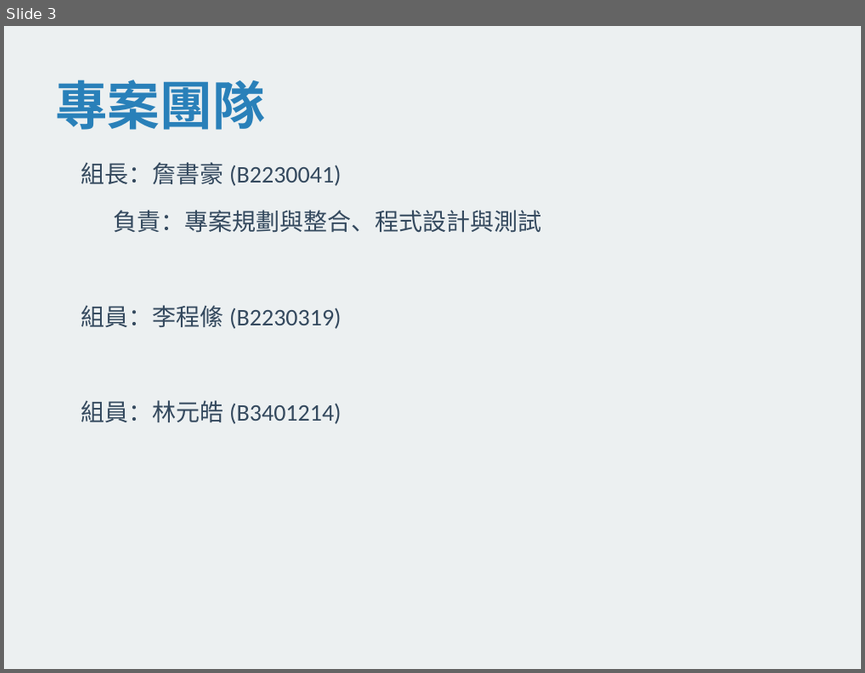
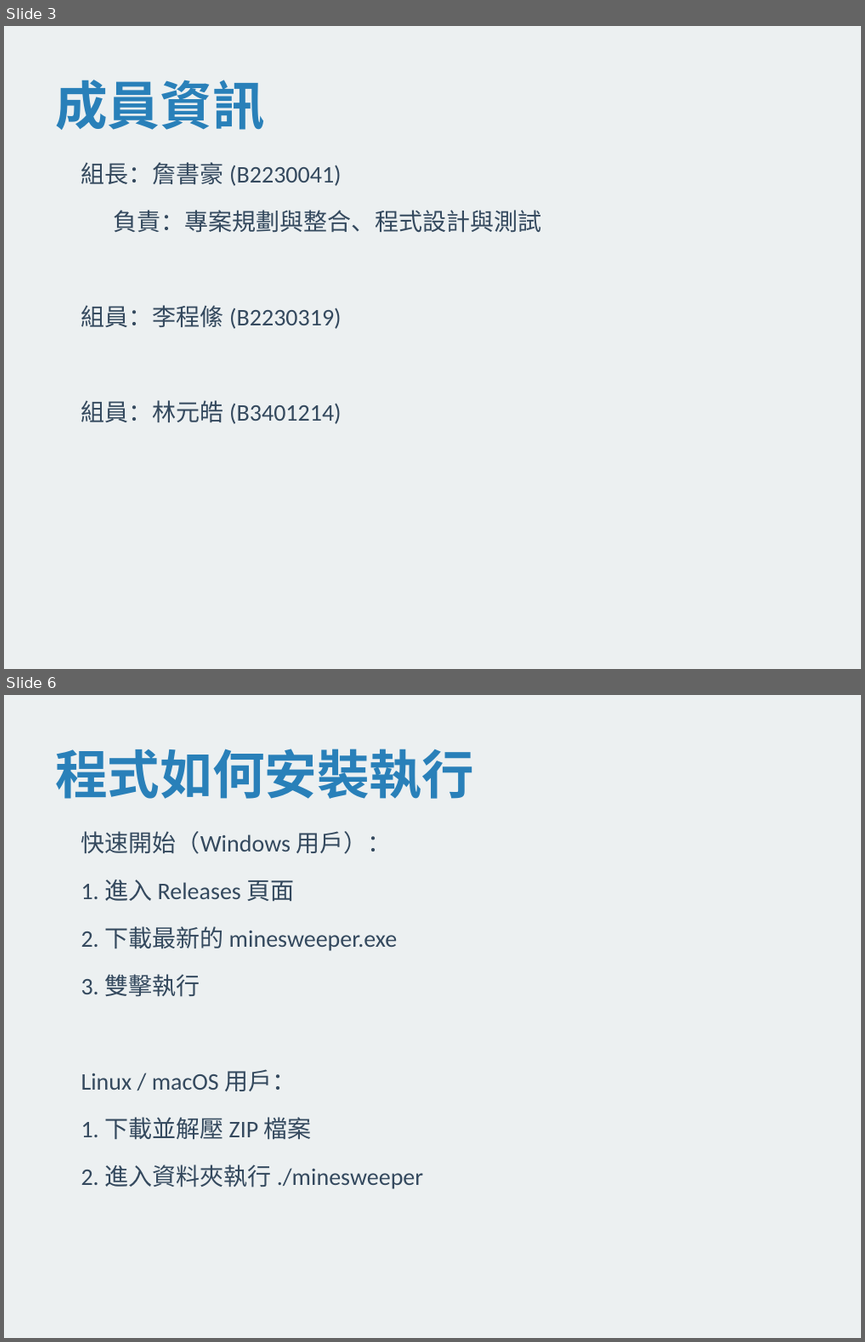
Before and after one commit to XJacksonChrisX/minesweeper, a slide deck: 踩地雷遊戲_專題報告.pptx. Shown one above the other, each under a label of ours: slide 3 before the commit, slides 3 and 6 after it; the slides between them are not shown. The pictures are 865x673 and 865x1342 pixels, drawn with LibreOffice and Linux fonts; fonts in the diff are those of the drawing. Boxes give left, top, right and bottom in pixels: in the first picture for what was removed or moved away, otherwise in the second. Text is boxed around its words. In the diff, an @@ line names an element or a change of style, - is before the commit and + after.

```diff
--- a/踩地雷遊戲_專題報告.pptx
+++ b/踩地雷遊戲_專題報告.pptx
@@ slide 6 added at box(4, 695, 861, 1338), background #ECF0F1 @@
@@ text added at box(55, 749, 474, 799), 44 pt, text #2980B9, bold @@
+程式如何安裝執行
@@ text added at box(81, 831, 423, 1189), 20 pt, text #34495E @@
+快速開始（Windows 用戶）：
+1. 進入 Releases 頁面
+2. 下載最新的 minesweeper.exe
+3. 雙擊執行
+Linux / macOS 用戶：
+1. 下載並解壓 ZIP 檔案
+2. 進入資料夾執行 ./minesweeper
@@ slide 3 changed as well @@
@@ text at box(55, 80, 264, 130): text changed @@
-專案團隊
+成員資訊
```
Also in this commit, not shown: 3 other slides changed, 4 other slides added, 7 slides removed.
